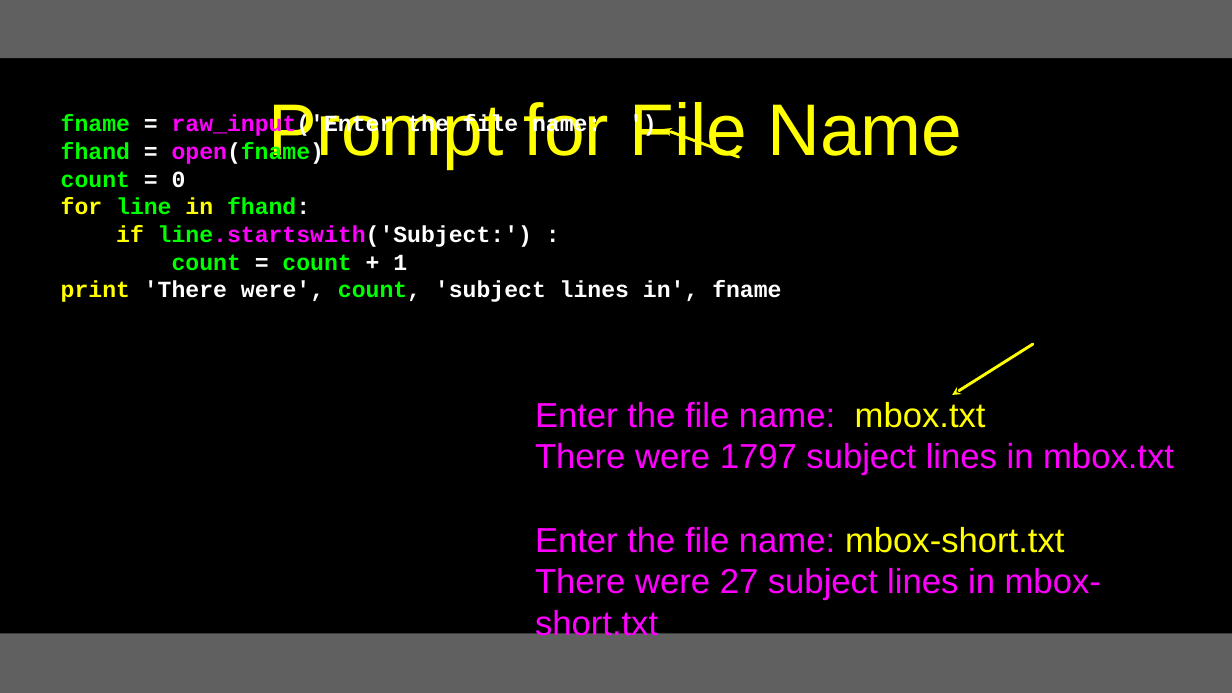
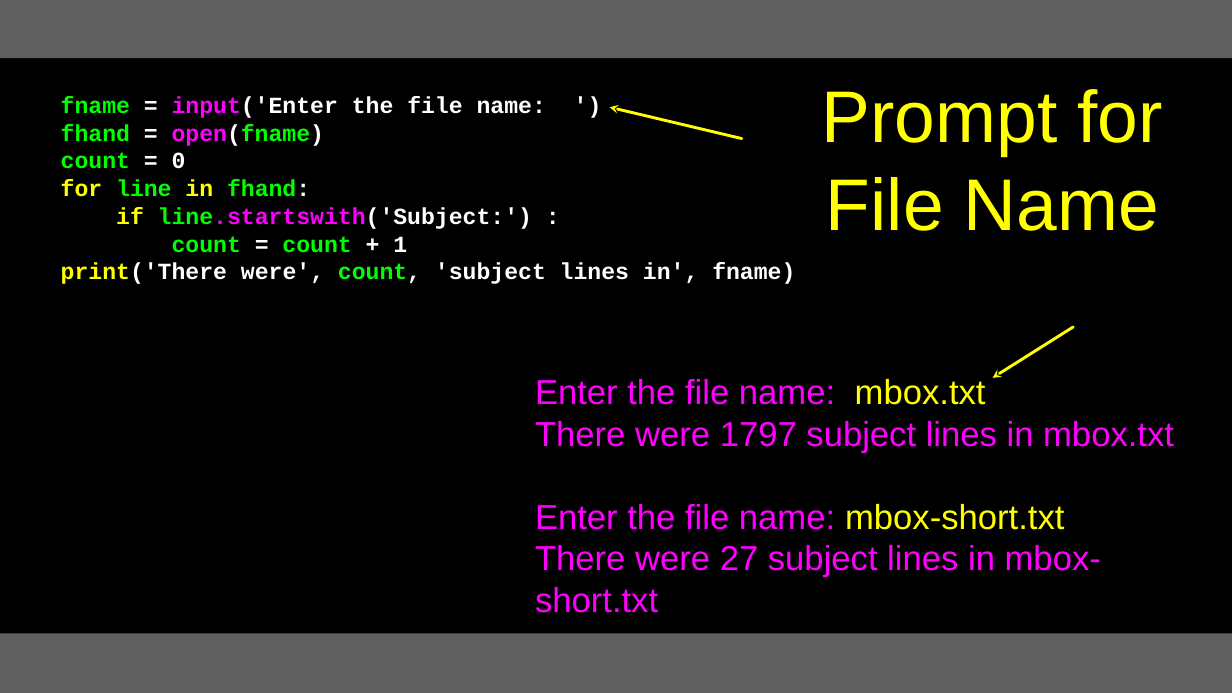
Before and after one commit to csev/py4e, a slide deck: slide 20 of lectures3/Pythonlearn-07-Files.pptx. Drawn at 1232x693 pixels with LibreOffice and Linux fonts; fonts in the diff are those of the drawing. Boxes give left, top, right and bottom in pixels: in the first picture for what was removed or moved away, otherwise in the second. Text is boxed around its words. In the diff, an @@ line names an element or a change of style, - is before the commit and + after.

```diff
--- a/lectures3/Pythonlearn-07-Files.pptx
+++ b/lectures3/Pythonlearn-07-Files.pptx
@@ title "Prompt for File Name" rewrapped from bbox=[268, 102, 963, 169] to bbox=[822, 89, 1163, 231] @@
@@ text at bbox=[61, 96, 546, 118]: text changed @@
-fname = raw_input('Enter the file name: ')
+fname = input('Enter the file name: ')
@@ arrow moved from (663, 129) - (739, 157) to (610, 107) - (741, 139) @@
@@ text at bbox=[61, 263, 795, 284]: text changed @@
-print 'There were', count, 'subject lines in', fname
+print('There were', count, 'subject lines in', fname)
@@ arrow moved from (952, 395) - (1032, 344) to (992, 378) - (1073, 327) @@
@@ text "Enter the file name: mbox.txt" rewrapped from bbox=[535, 402, 1174, 642] to bbox=[535, 379, 1174, 613] @@
```
Also in this commit, not shown: 20 other slides changed.
